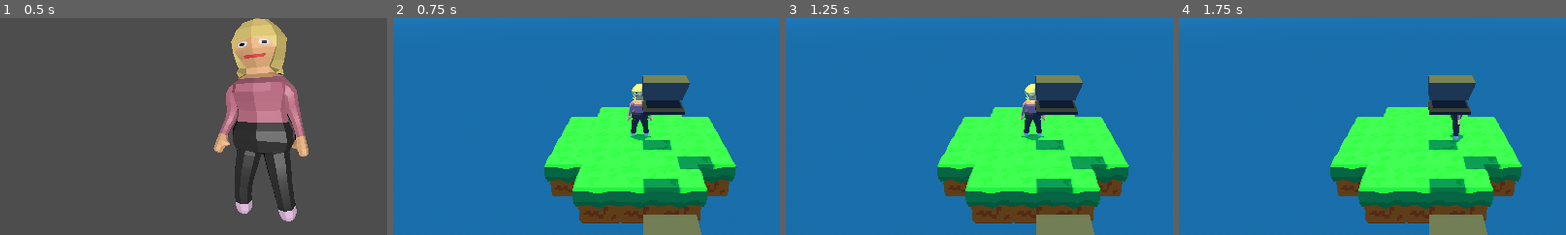
Above: before the commit, frames 1-4 (left to right).
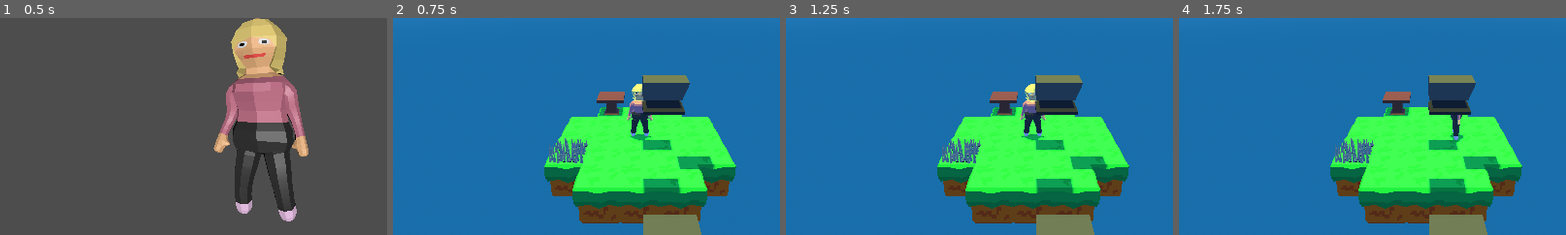
Above: after the commit, the same moments.

Repository: shamotte/rpg-death-jam
Game: Godot game, scene res://scenes/main_menu.tscn
Same seed, same stepped clock (60 frames per second), same inputs: the game is played once before the commit and once after it.
Inputs:
- Up to frame 1 (0.5 s): no input
- Up to frame 2 (0.75 s): click "Start Game" at 0.5 s
- Up to frame 3 (1.25 s): no input
- Up to frame 4 (1.75 s): tap Enter at 1.25 s; hold Right (move_right) from 1.28 s (still down); tap Space at 1.52 s
The pictures show only the part of the screen within x 18-68%, y 32-82%; the shares and areas given below are measured in that part.

Frame 1 is identical in both runs. In frame 2, 1.4% of the frame differs, in the area x 40-60%, y 33-67%; in frame 3, 1.4%; in frame 4, 1.4%.

Commit message:
stick and rope

Diff:
--- a/objects/humand/woman.tscn
+++ b/objects/humand/woman.tscn
@@ -3,7 +3,7 @@
 [ext_resource type="PackedScene" uid="uid://bpk1g2le14elq" path="res://objects/humand/woman.glb" id="1_f1icd"]
 [ext_resource type="Script" path="res://scripts/animator.gd" id="2_jch76"]
 
-[node name="woman" node_paths=PackedStringArray("anim") instance=ExtResource("1_f1icd")]
+[node name="Woman" node_paths=PackedStringArray("anim") instance=ExtResource("1_f1icd")]
 transform = Transform3D(0.5, 0, 0, 0, 0.5, 0, 0, 0, 0.5, 0, 1.17049, 0)
 script = ExtResource("2_jch76")
 anim = NodePath("AnimationPlayer")
--- a/scenes/main_scene.tscn
+++ b/scenes/main_scene.tscn
@@ -6,6 +6,8 @@
 [ext_resource type="PackedScene" uid="uid://kcne7vfwqlht" path="res://objects/anvil/anvil_activator.tscn" id="3_x5n1l"]
 [ext_resource type="PackedScene" uid="uid://7i2r8txvxp7f" path="res://objects/ground_tile/grass/grass_tile.tscn" id="3_yp68r"]
 [ext_resource type="PackedScene" uid="uid://3wt40i73oolg" path="res://ui/quit.tscn" id="5_y0fn4"]
+[ext_resource type="PackedScene" uid="uid://dsgpkxciyeodf" path="res://objects/table/table.glb" id="7_obr0k"]
+[ext_resource type="PackedScene" uid="uid://x8pv3nsr3ddo" path="res://objects/spikes/spikes.glb" id="8_aua58"]
 
 [sub_resource type="ProceduralSkyMaterial" id="ProceduralSkyMaterial_x8kc5"]
 sky_top_color = Color(0.283913, 0.367826, 0.934389, 1)
@@ -136,3 +138,9 @@
 anvil = NodePath("../Tiles/Anvil")
 
 [node name="Quit" parent="." instance=ExtResource("5_y0fn4")]
+
+[node name="table" parent="." instance=ExtResource("7_obr0k")]
+transform = Transform3D(0.5, 0, 0, 0, 0.5, 0, 0, 0, 0.5, -1.09687, 0, -2.06901)
+
+[node name="spikes" parent="." instance=ExtResource("8_aua58")]
+transform = Transform3D(1, 0, 0, 0, 1, 0, 0, 0, 1, -2.10629, 0.014918, 1.03615)
Binary file added: objects/log/log.glb
Not shown, added: objects/log/log.glb.import
Binary file added: objects/spikes/spikes.glb
Not shown, added: objects/spikes/spikes.glb.import
Binary file added: objects/stick_with_rope/stick_and_rope2.glb
Not shown, added: objects/stick_with_rope/stick_and_rope2.glb.import
Binary file added: objects/table/table.glb
Not shown, added: objects/table/table.glb.import
Not shown: 1 places in scenes/main_scene.tscn that only renumber resources
